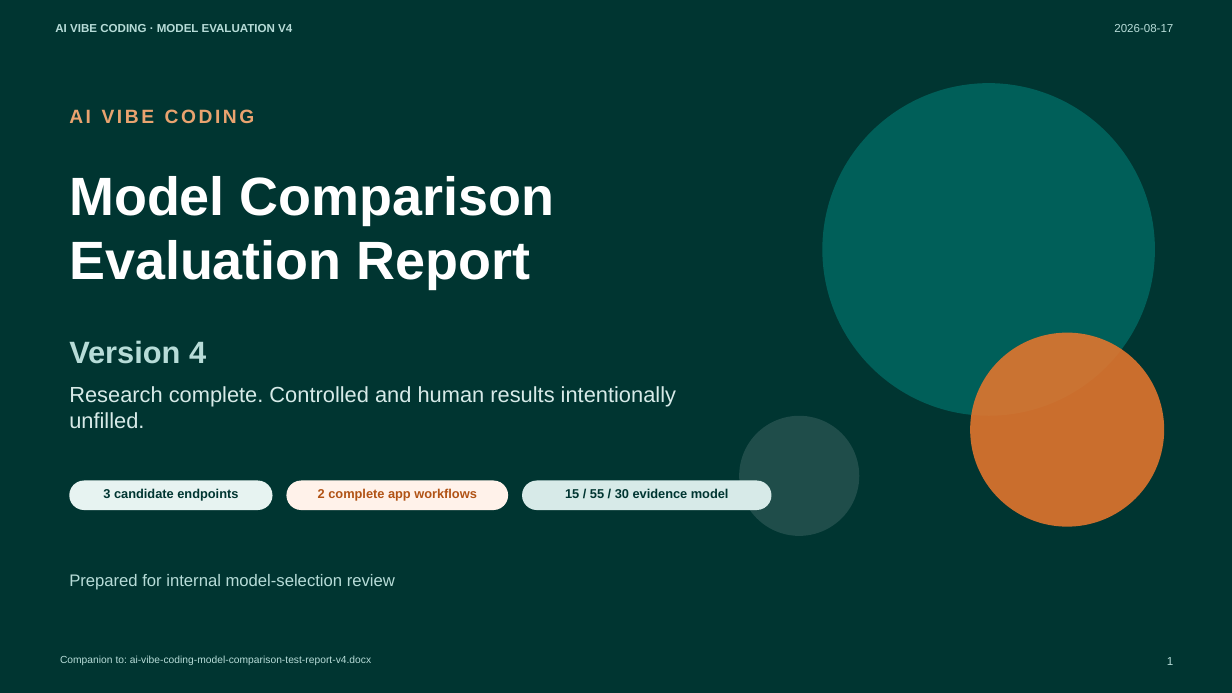
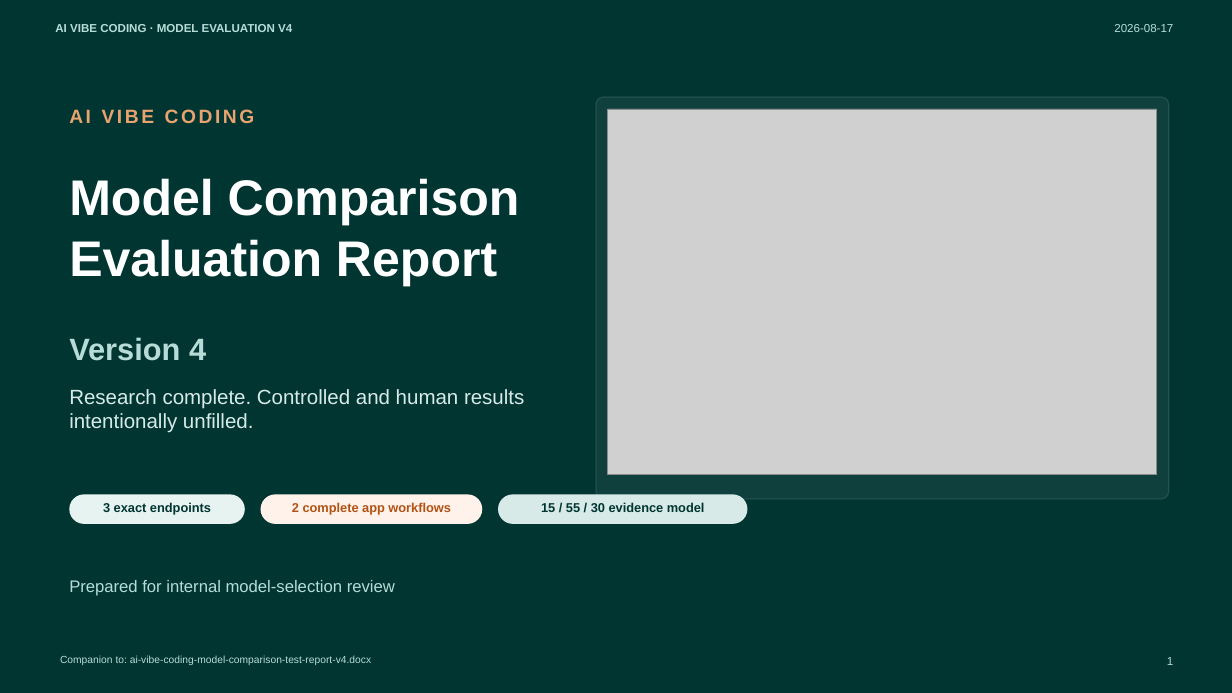
Before and after one commit to corgimomo2023/company-fullstack-scaffold, a slide deck: slide 1 of docs/reports/ai-vibe-coding-model-comparison-v4-deck.pptx. Drawn at 1232x693 pixels with LibreOffice and Linux fonts; fonts in the diff are those of the drawing; grey boxes stand for pictures. Boxes give left, top, right and bottom in pixels: in the first picture for what was removed or moved away, otherwise in the second. Text is boxed around its words. In the diff, an @@ line names an element or a change of style, - is before the commit and + after.

```diff
--- a/docs/reports/ai-vibe-coding-model-comparison-v4-deck.pptx
+++ b/docs/reports/ai-vibe-coding-model-comparison-v4-deck.pptx
@@ ellipse removed at box(823, 83, 1155, 416) @@
@@ rounded rectangle added at box(596, 97, 1169, 499), fill #FFFFFF at 6% opacity, outline #FFFFFF 1 pt @@
@@ picture added at box(608, 109, 1157, 475) @@
@@ text "Model Comparison" at box(69, 178, 520, 286): size 42 to 39 pt @@
@@ ellipse removed at box(970, 333, 1165, 527) @@
@@ text "Research complete. Controlled and human ..." at box(69, 389, 524, 433): size 17 to 16 pt @@
@@ ellipse removed at box(739, 416, 860, 536) @@
@@ rounded rectangle: place and size @@
-rounded rectangle at box(69, 481, 273, 510)
+rounded rectangle at box(69, 494, 245, 524)
@@ text at box(103, 502, 211, 515): text changed @@
-3 candidate endpoints
+3 exact endpoints
@@ 2 texts, 2 rounded rectangles: place and size @@
-2 texts, 2 rounded rectangles at box(287, 481, 772, 510)
+2 texts, 2 rounded rectangles at box(261, 494, 748, 524)
@@ text "Prepared for internal model-selection review": place and size @@
-text "Prepared for internal model-selection review" at box(69, 574, 395, 590)
+text "Prepared for internal model-selection review" at box(69, 580, 395, 596)
```
Also in this commit, not shown: 3 other slides changed, 1 slide added, 2 other files.
